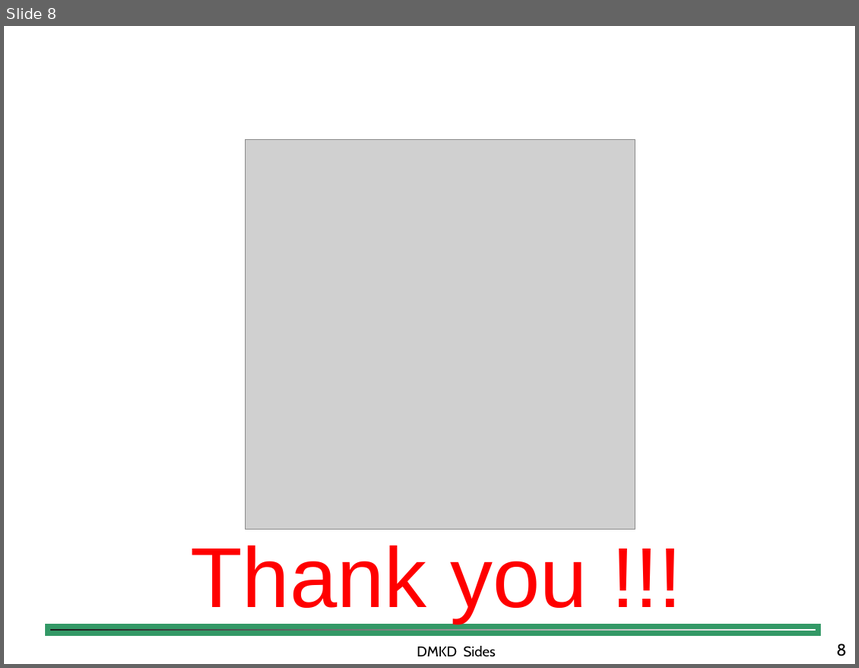
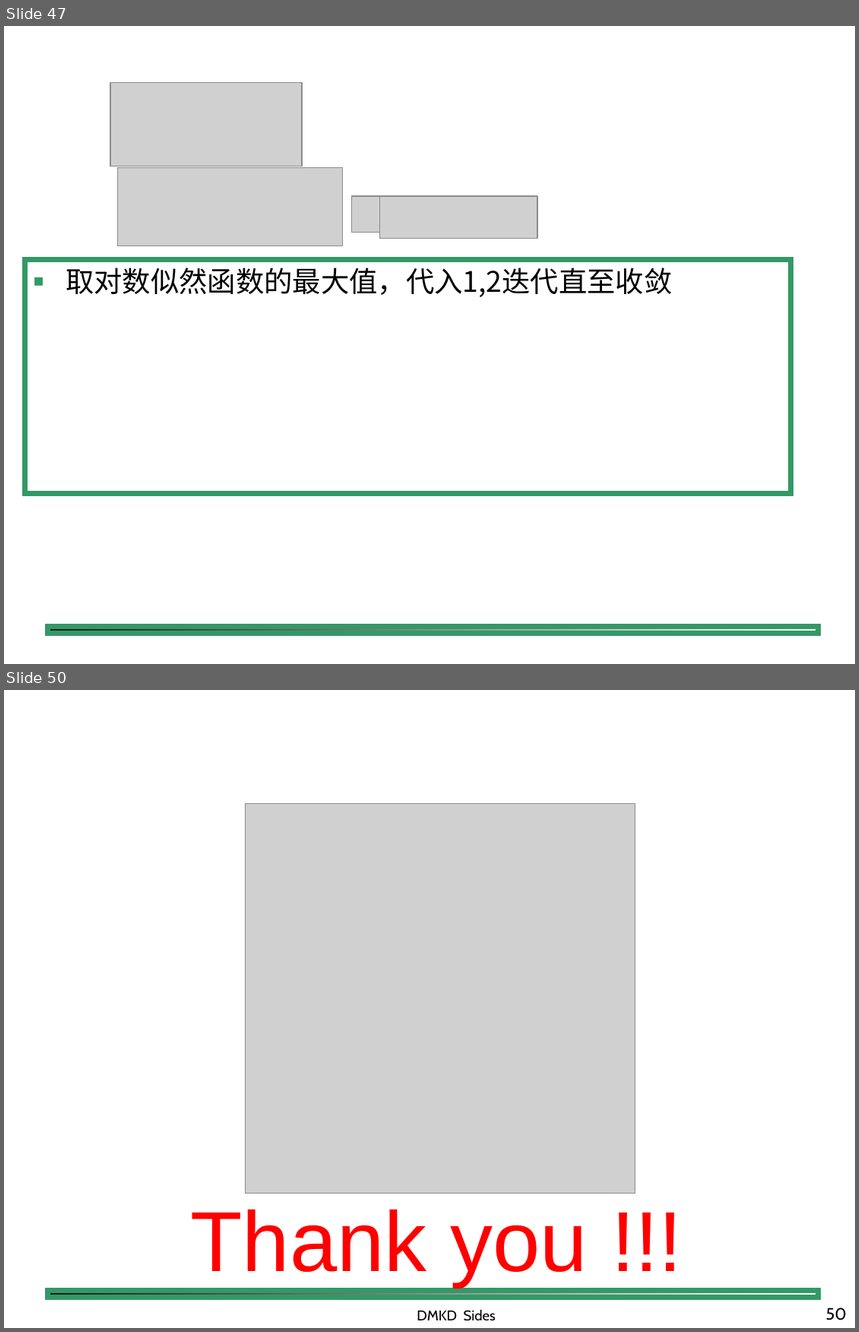
Before and after one commit to shfkuang/shfkuang.github.io, a slide deck: dm2019/fuxi.ppt. Shown one above the other, each under a label of ours: slide 8 before the commit, slides 47 and 50 after it; the slides between them are not shown. The pictures are 859x668 and 859x1332 pixels, drawn with LibreOffice and Linux fonts; fonts in the diff are those of the drawing; grey boxes stand for pictures; background and template pictures are left out. Boxes give left, top, right and bottom in pixels: in the first picture for what was removed or moved away, otherwise in the second. Text is boxed around its words. In the diff, an @@ line names an element or a change of style, - is before the commit and + after.

```diff
--- a/dm2019/fuxi.ppt
+++ b/dm2019/fuxi.ppt
@@ slide 47 added at box(4, 26, 855, 664), background #FFFFFF; not listed: 1 template element that a slide beside it also shows @@
@@ picture added at box(110, 83, 302, 167) @@
@@ picture added at box(117, 168, 343, 246) @@
@@ picture added at box(351, 196, 379, 233) @@
@@ picture added at box(380, 196, 538, 239) @@
@@ rectangle added at box(25, 260, 791, 494), outline #339966 4.51 pt, 24 pt, text #000000 @@
+■ 取对数似然函数的最大值，代入1,2迭代直至收敛
@@ what was slide 8 is now slide 50 @@
@@ page number at box(826, 1308, 847, 1321): text changed @@
-8
+50
```
Also in this commit, not shown: 2 slides changed, 41 other slides added, 4 other files.
